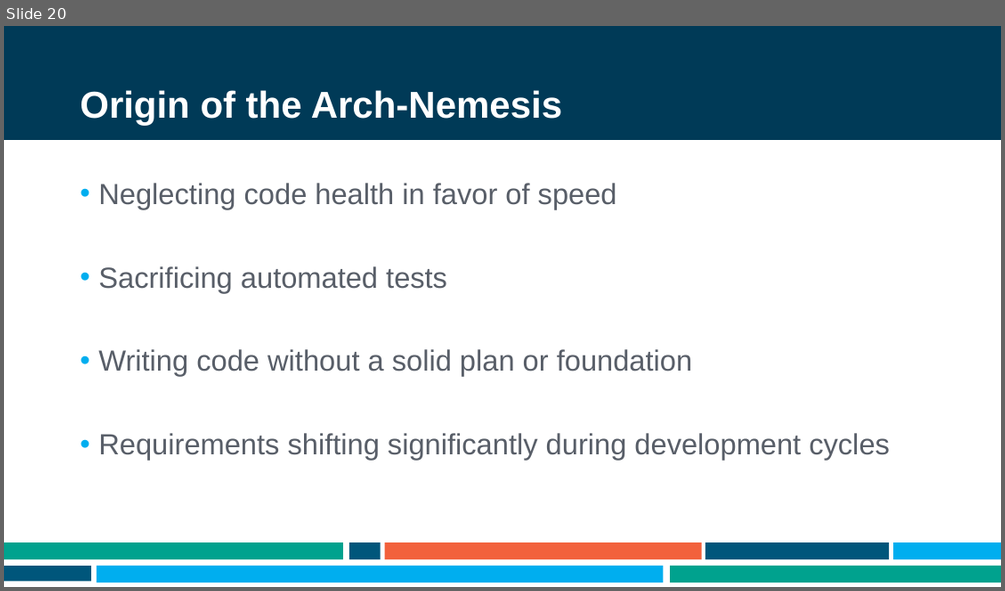
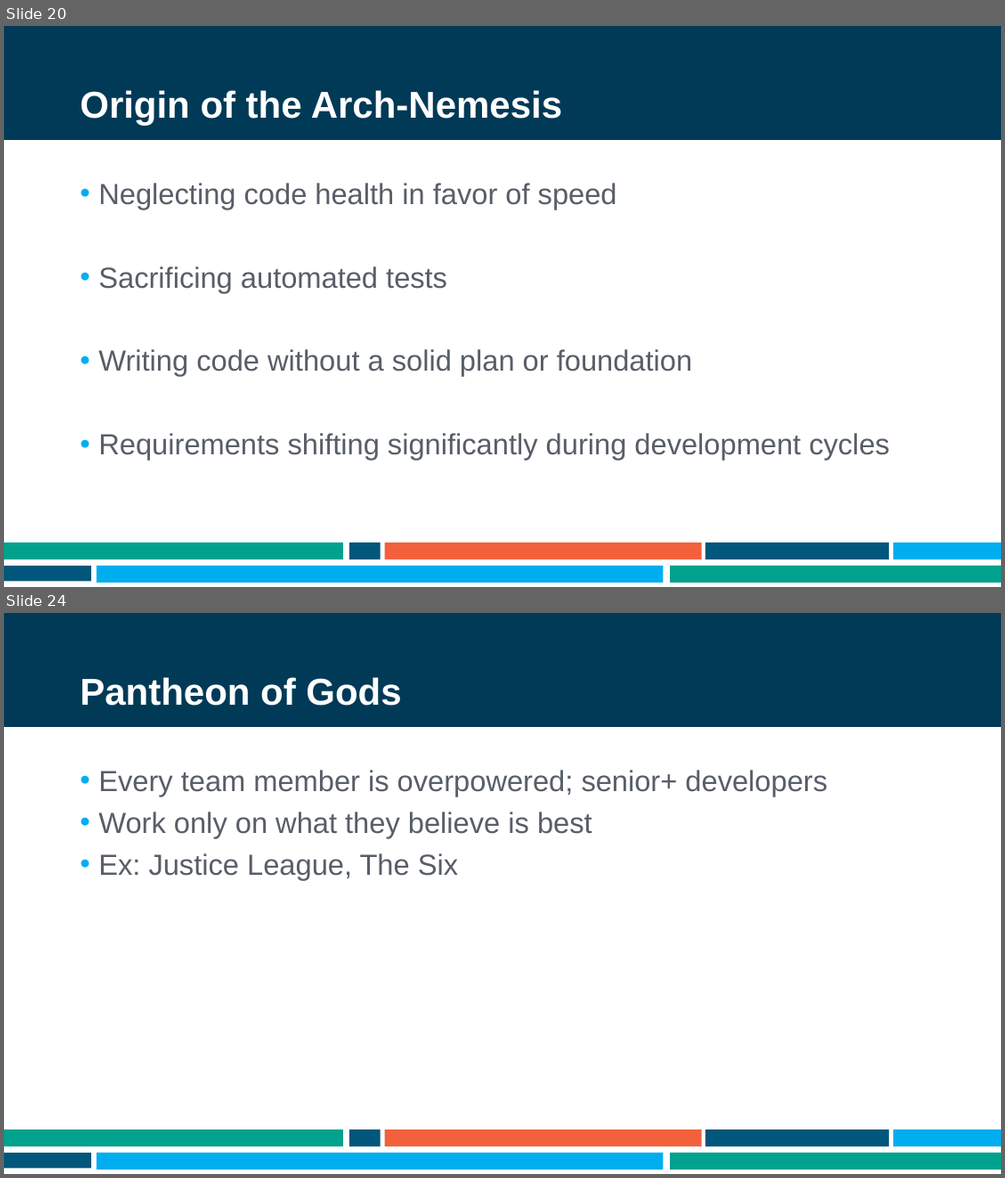
Before and after one commit to ademing/nebraska-code-2021, a slide deck: Presentation.pptx. Shown one above the other, each under a label of ours: slide 20 before the commit, slides 20 and 24 after it; the slides between them are not shown. The pictures are 1005x591 and 1005x1178 pixels, drawn with LibreOffice and Linux fonts; fonts in the diff are those of the drawing; background and template pictures are left out. Boxes give left, top, right and bottom in pixels: in the first picture for what was removed or moved away, otherwise in the second. Text is boxed around its words. In the diff, an @@ line names an element or a change of style, - is before the commit and + after.

```diff
--- a/Presentation.pptx
+++ b/Presentation.pptx
@@ slide 24 added at <box>4,613,1001,1174</box>, background #FFFFFF; not listed: 9 template elements that a slide beside it also shows @@
@@ title added at <box>80,677,401,706</box>, 36 pt, text #FFFFFF, bold @@
+Pantheon of Gods
@@ text added at <box>98,770,827,879</box>, 28 pt, text #585E68 @@
+• Every team member is overpowered; senior+ developers
+• Work only on what they believe is best
+• Ex: Justice League, The Six
```
Also in this commit, not shown: 4 other slides added, 1 other file.
